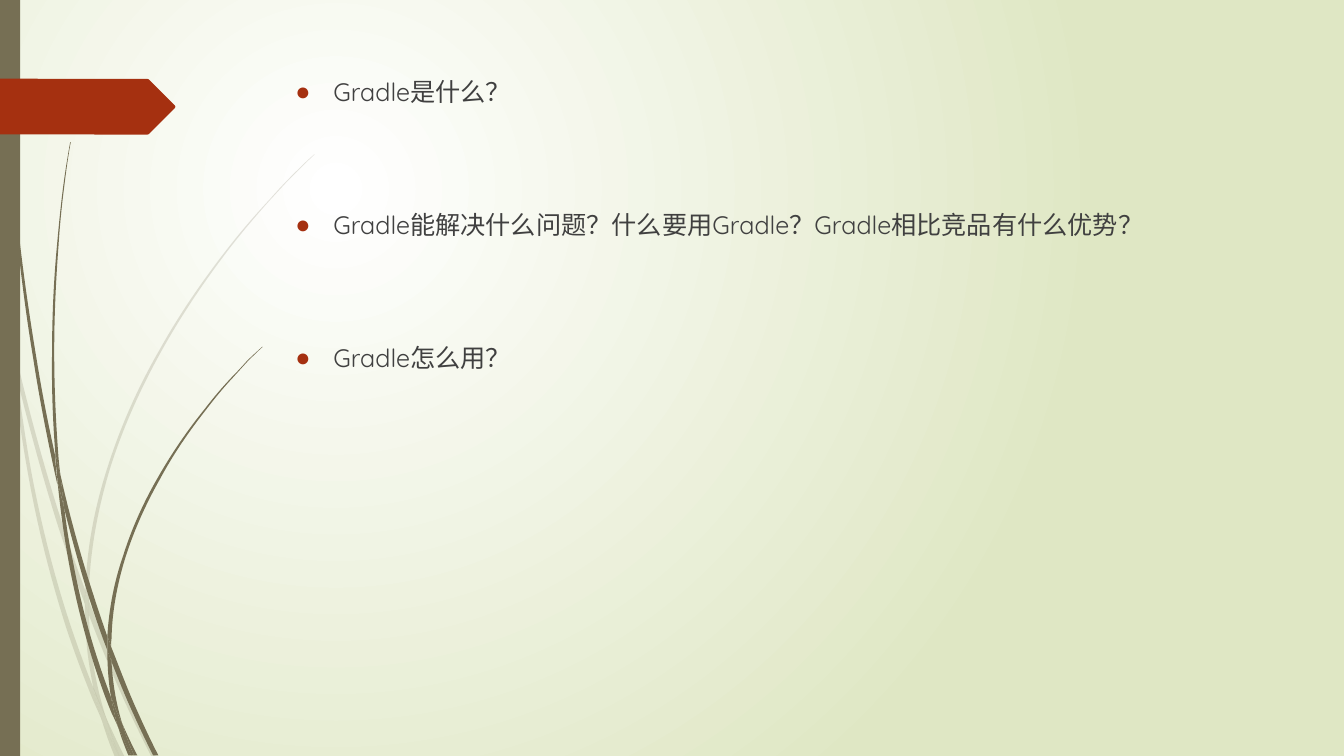
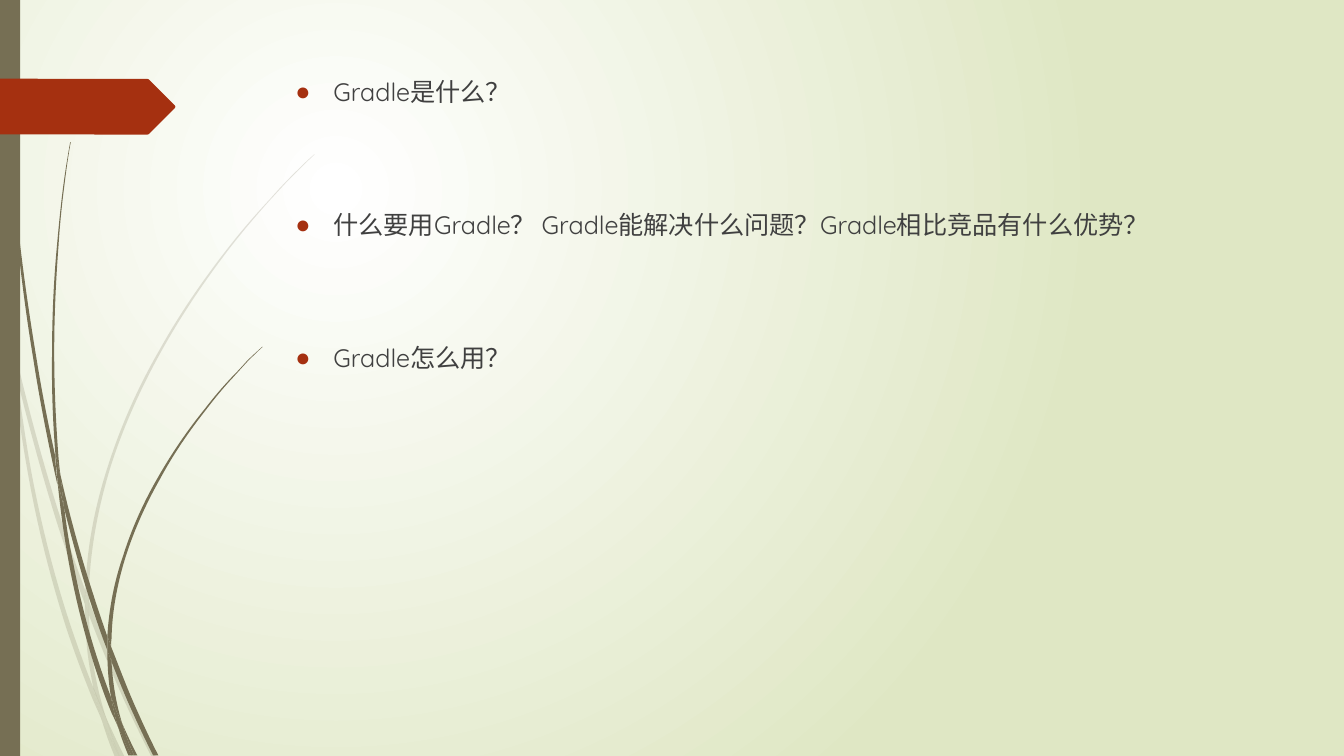
Before and after one commit to xljnc/gradle-springboot-plugin, a slide deck: slide 2 of doc/Gradle浅析.pptx. Drawn at 1344x756 pixels with LibreOffice and Linux fonts; fonts in the diff are those of the drawing. Boxes give left, top, right and bottom in pixels: in the first picture for what was removed or moved away, otherwise in the second. Text is boxed around its words. In the diff, an @@ line names an element or a change of style, - is before the commit and + after.

```diff
--- a/doc/Gradle浅析.pptx
+++ b/doc/Gradle浅析.pptx
@@ text at <box>333,213,1149,236</box>: text changed @@
-● Gradle能解决什么问题？什么要用Gradle？Gradle相比竞品有什么优势？
+● 什么要用Gradle？ Gradle能解决什么问题？Gradle相比竞品有什么优势？
```
Also in this commit, not shown: 2 other slides changed.
